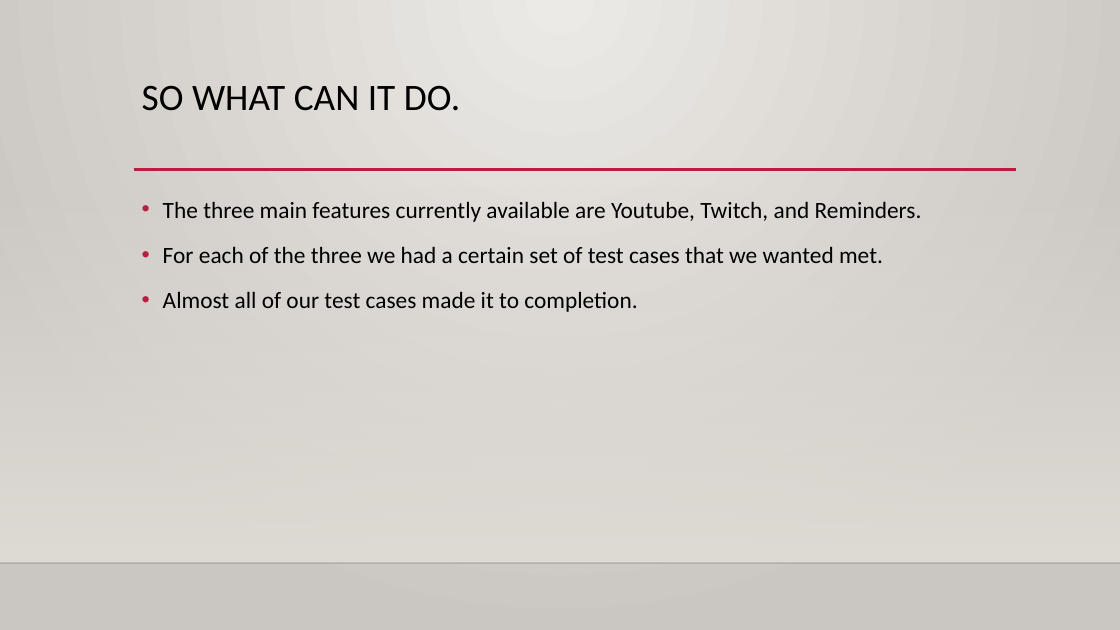
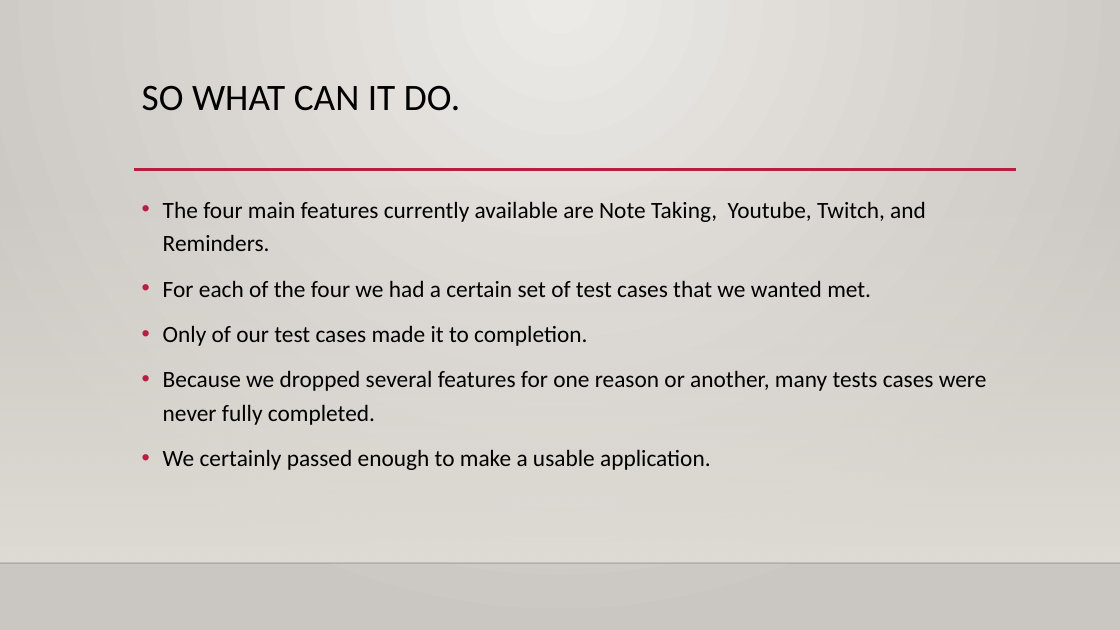
Before and after one commit to CyanBlob/CSCE4444, a slide deck: slide 6 of documentation/GroupPP.pptx. Drawn at 1120x630 pixels with LibreOffice and Linux fonts; fonts in the diff are those of the drawing; background and template pictures are left out. Boxes give left, top, right and bottom in pixels: in the first picture for what was removed or moved away, otherwise in the second. Text is boxed around its words. In the diff, an @@ line names an element or a change of style, - is before the commit and + after.

Commit message:
More ppt changes

```diff
--- a/documentation/GroupPP.pptx
+++ b/documentation/GroupPP.pptx
@@ text at bbox=[163, 201, 987, 470]: text changed @@
-• The three main features currently available are Youtube, Twitch, and Reminders.
-• For each of the three we had a certain set of test cases that we wanted met.
-• Almost all of our test cases made it to completion.
+• The four main features currently available are Note Taking, Youtube, Twitch, and Reminders.
+• For each of the four we had a certain set of test cases that we wanted met.
+• Only of our test cases made it to completion.
+• Because we dropped several features for one reason or another, many tests cases were never fully completed.
+• We certainly passed enough to make a usable application.
```
Also in this commit, not shown: 1 other slide changed.
